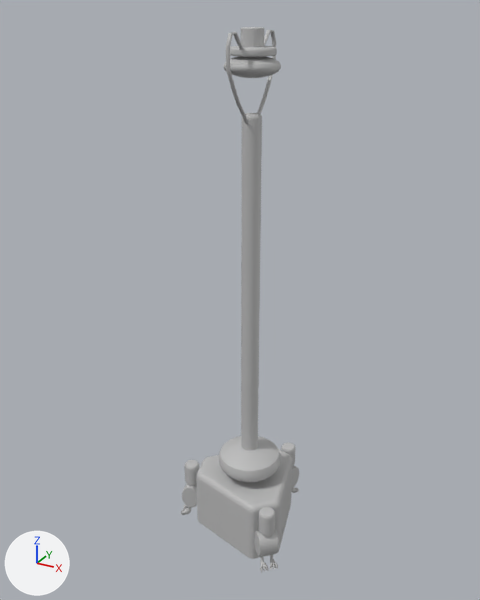
Renders of the FBX model Assets/MotherDuckLEVELS/Team006DemocraticRepublicOfQuack/Meshes/Hammer/Special Lamp.fbx from each side of a commit.
Before and after are seen from a 50 mm lens placed at (2.44, -4.33, 4.4), pointed at (0.03, 0.04, 2.21). The axes (+X, +Y, +Z) are drawn at lower left. The lights are the same throughout. Where no turn or scale is listed for an object, it has been applied to the vertices. Vertices at the same position are counted once.

The first picture shows 'Special_Lamp'.
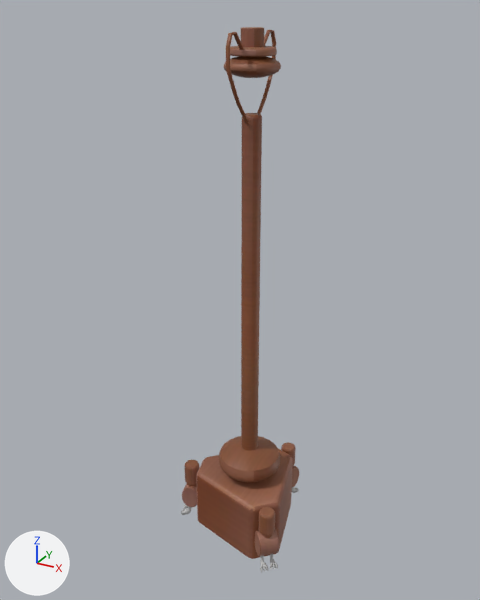
Patch to the scene script:
```diff
--- a/Assets/MotherDuckLEVELS/Team006DemocraticRepublicOfQuack/Meshes/Hammer/Special Lamp.fbx.py
+++ b/Assets/MotherDuckLEVELS/Team006DemocraticRepublicOfQuack/Meshes/Hammer/Special Lamp.fbx.py
@@ img_special_lamp_texture_final_tga @@
+img_special_lamp_texture_final_tga = load_image('Special Lamp texture Final.tga', '../../Textures/Hammer/Special Lamp texture Final.tga', 512, 512, 'sRGB')
@@ mat_lambert1 @@
 mat_lambert1 = principled_material('lambert1')
-mat_lambert1.base_color = (0.5, 0.5, 0.5)  # grey #bcbcbc
+mat_lambert1.texture = img_special_lamp_texture_final_tga
@@ me_mesh @@
 me_mesh.from_pydata(...)  # 3011 vertices, 2817 faces; spans x -0.57..0.57, y -0.58..0.58, z -2.12..2.12
 # used by ob_special_lamp; location = (0.094, 0.042, 2.152)
+# me_mesh part 1: texture (UV) coordinates of 2817 of 2817 faces, centred in x -0.57..0.57, y -0.58..0.58, z -2.12..2.12, changed; they spanned u 0.0..1.0, v 0.0..1.0 and now span u 0.08..0.96, v 0.1..0.95
 me_mesh.materials.append(mat_lambert1)
```

Boxes [x1, y1, x2, y2] around the edits, measured in the pictures (480 x 600 px):
'Special_Lamp', surface changed (grey to brown): [182, 27, 299, 560] in both
part 1 of me_mesh, surface changed (grey to brown): [181, 27, 299, 573] in both
